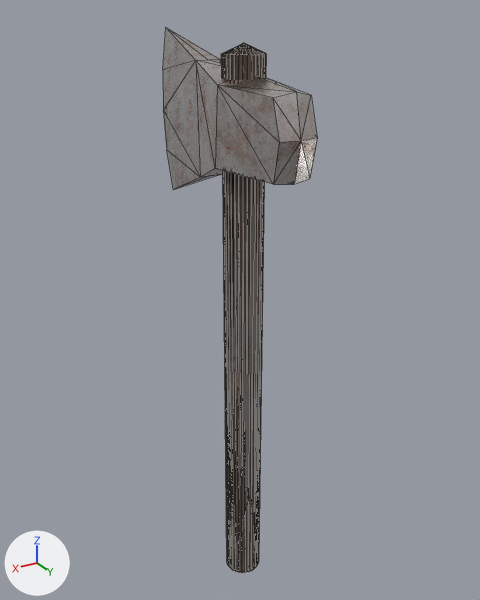
An edit to the glTF model resources/nodes/axe.glb, drawn before and after from the same camera.
Camera for both pictures: a 50 mm camera at (1.57, 2.58, 1.43) aimed at (-0.1, -0.2, 0.04). Every picture has the same lights, and +X, +Y and +Z are marked at lower left. Mesh edges are drawn as thin lines. Where no turn or scale is listed for an object, it has been applied to the vertices. Vertices at the same position are counted once.

Before the edit, the objects in view are built like this:
```python
me_cylinder_001 = bpy.data.meshes.new('Cylinder.001')
me_cylinder_001.from_pydata(...)  # 26 vertices, 51 faces; spans x -0.145..0.145, y -0.845..0.434, z 0.527..1.366
me_cylinder_001.materials.append(mat_steel)
me_cylinder_002 = bpy.data.meshes.new('Cylinder.002')
me_cylinder_002.from_pydata(...)  # 65 vertices, 126 faces; spans x -1.0..1.0, y -1.0..1.0, z -1.19..1.01
me_cylinder_002.materials.append(mat_wood)
ob_handle = bpy.data.objects.new('Handle', me_cylinder_002)
ob_handle.location = (0.0, 0.0, 0.0)
ob_handle.scale = (0.0954, 0.0954, 1.3)
ob_head = bpy.data.objects.new('Head', me_cylinder_001)
ob_head.location = (0.0, 0.0, 0.0)
```
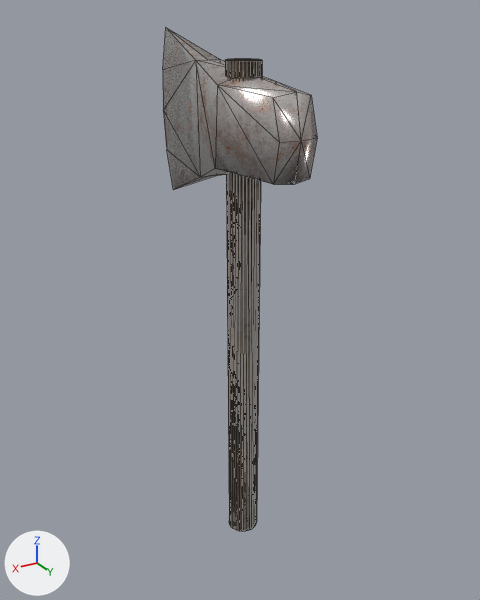
The change in detail:
me_cylinder_002 is used by ob_handle; location (0.0, 0.0, 0.0); scale (0.0954, 0.0954, 1.3).
me_cylinder_002 had 65 vertices, 126 faces and spanned x -1.0..1.0, y -1.0..1.0, z -1.19..1.01.
me_cylinder_002 now has 64 vertices, 124 faces and spans x -0.08..0.08, y -0.08..0.08, z -1.25..1.25.
me_cylinder_002 part 1: the whole mesh is rebuilt.
me_cylinder_002 part 2: the surface is now shaded flat.
me_cylinder_001 has 26 vertices, 51 faces and spans x -0.145..0.145, y -0.845..0.434, z 0.527..1.366.
me_cylinder_001 is used by ob_head; location (0.0, 0.0, 0.0).
me_cylinder_001 part 3: all faces are now shaded smooth (23 of 51 changed).
Object 'Handle' (ob_handle) is rescaled from (0.0954, 0.0954, 1.3) to (1.0, 1.0, 1.0).

Changed parts and their boxes [x1, y1, x2, y2] in the pictures (480 x 600 px; the box of a moved part takes in the faces that stretch with it):
'Handle', reshaped, rescaled (17% narrower, 11% shorter)
    before: [221, 43, 266, 573]
    after: [225, 59, 262, 531]
part 1 of me_cylinder_002, moved or reshaped
    before: [221, 43, 266, 573]
    after: [225, 59, 262, 531]
part 3 of me_cylinder_001, shading changed
    both: [163, 28, 317, 190]
